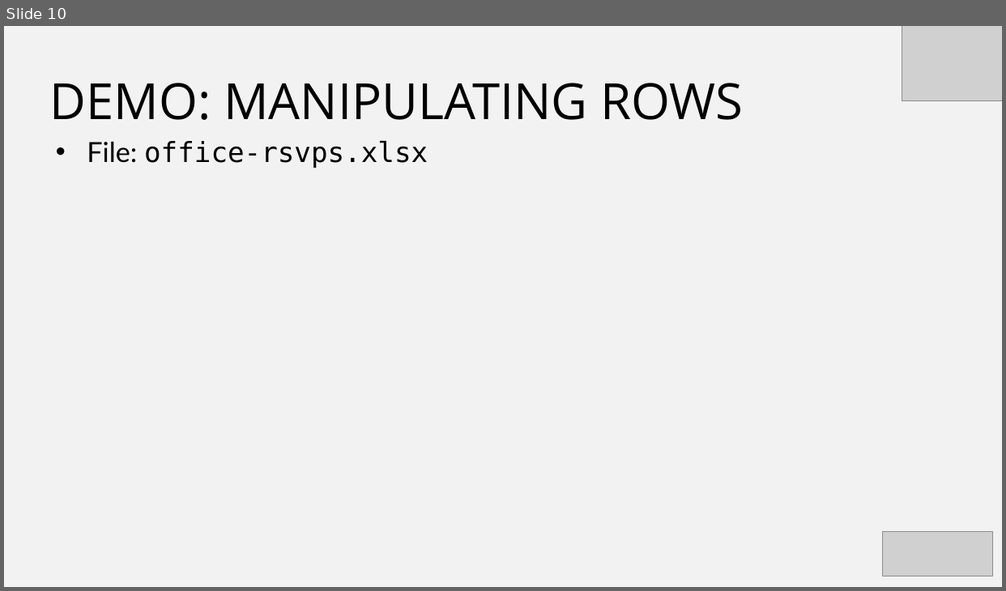
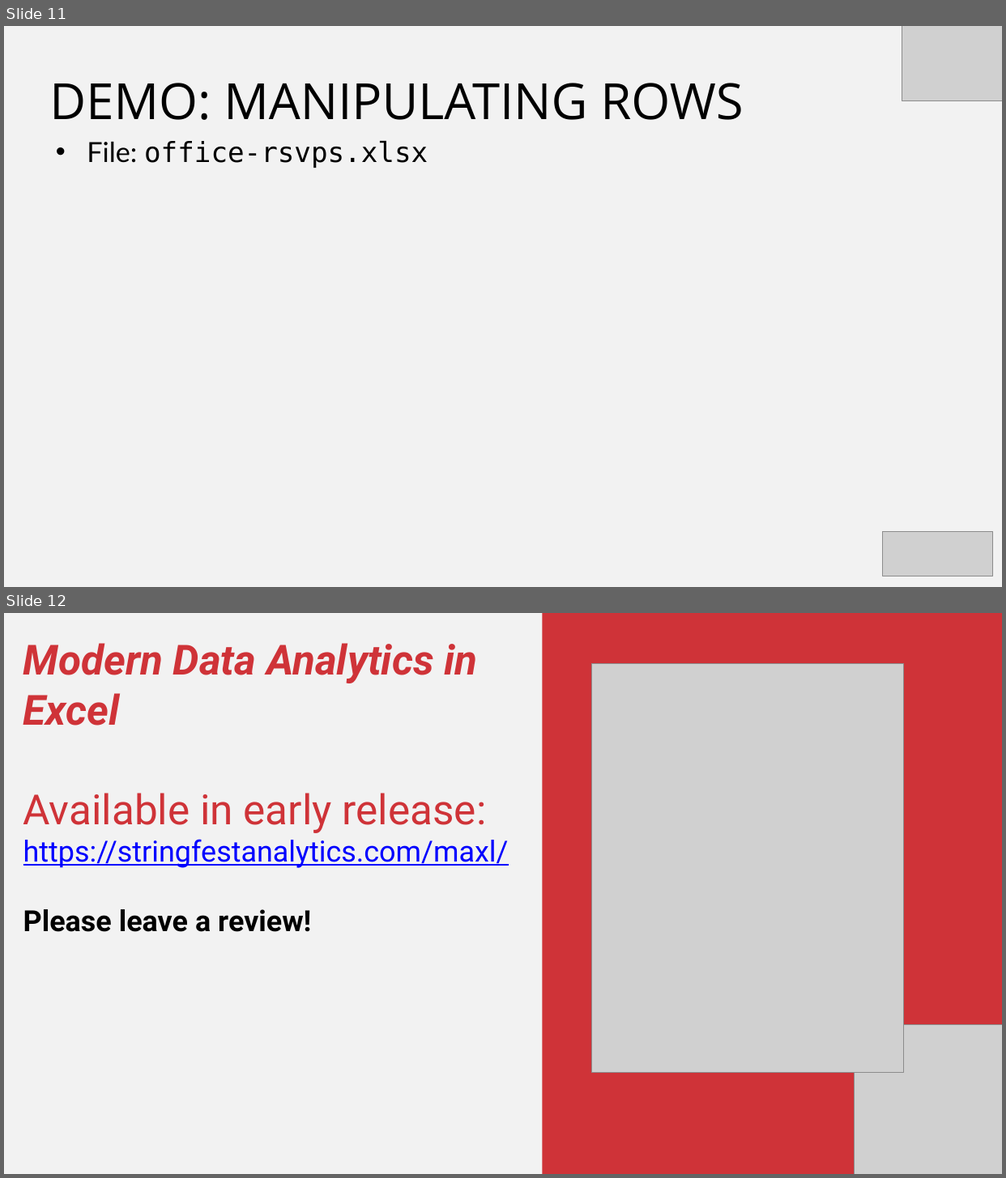
Before and after one commit to stringfestdata/pq-pdq, a slide deck: pq-pdq.pptx. Shown one above the other, each under a label of ours: slide 10 before the commit, slides 11 and 12 after it. The pictures are 1006x591 and 1006x1178 pixels, drawn with LibreOffice and Linux fonts; fonts in the diff are those of the drawing; grey boxes stand for pictures. Boxes give left, top, right and bottom in pixels: in the first picture for what was removed or moved away, otherwise in the second. Text is boxed around its words. In the diff, an @@ line names an element or a change of style, - is before the commit and + after.

```diff
--- a/pq-pdq.pptx
+++ b/pq-pdq.pptx
@@ slide 12 added at (4,613,1002,1174), background #F2F2F2 @@
@@ rectangle added at (542,613,1002,1174), fill #CF3338 @@
@@ text added at (23,643,509,932), 42 pt, text #CF3338 @@
+Modern Data Analytics in Excel
+Available in early release: https://stringfestanalytics.com/maxl/
+Please leave a review!
@@ picture added at (592,663,904,1072) @@
@@ picture added at (854,1024,1002,1174) @@
@@ what was slide 10 is now slide 11 @@
```
Also in this commit, not shown: 1 other slide added.
